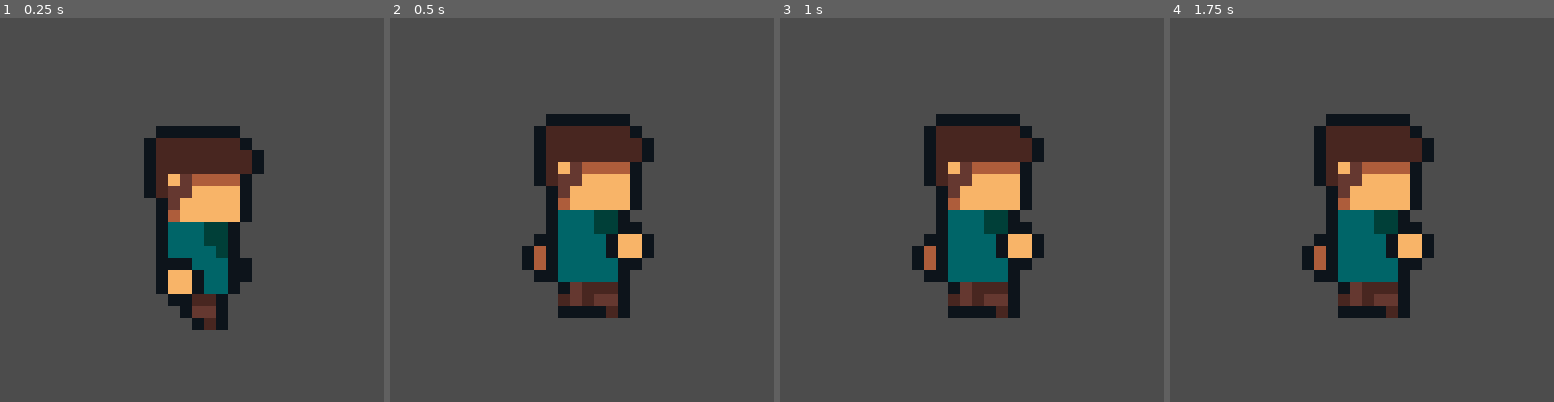
Above: before the commit, frames 1-4 (left to right).
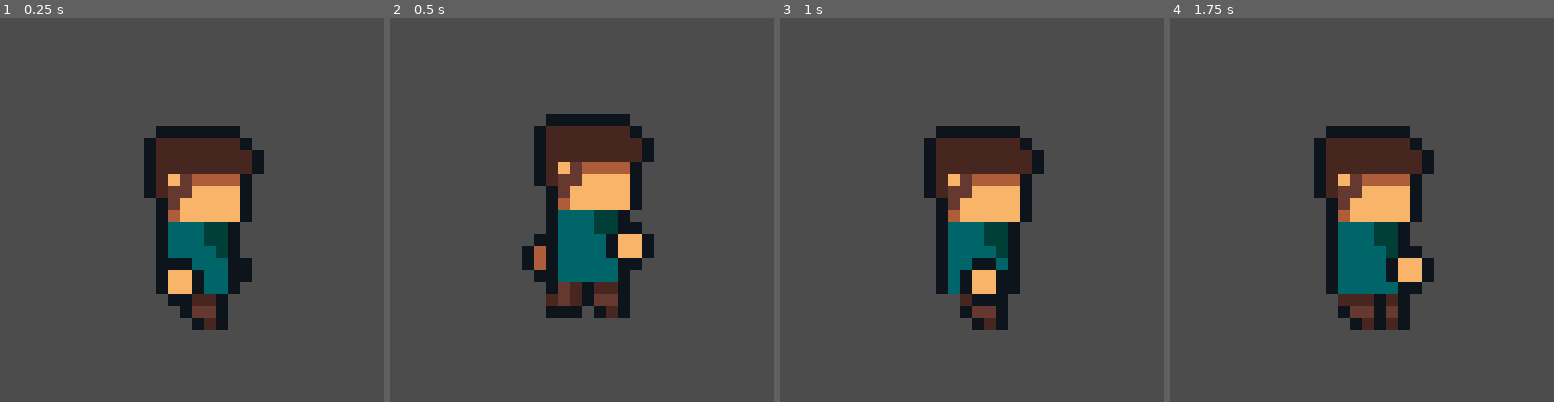
Above: after the commit, the same moments.

Repository: davifoox/character-creator
Game: Godot game, scene res://Main.tscn
Two runs of this game, one before a commit and one after it. Both use one fixed random seed, a clock stepped at 60 frames per second and the inputs below.
Inputs:
- Up to frame 1 (0.25 s): no input
- Up to frame 2 (0.5 s): no input
- Up to frame 3 (1 s): tap Enter (ui_accept) at 0.5, 0.77 s
- Up to frame 4 (1.75 s): tap Enter (ui_accept) at 1.52 s

Frame 1 is identical in both runs. In frame 2, 1.0% of the frame differs, in the area x 40-54%, y 68-79%; in frame 3, 8.3%, in the area x 34-69%, y 25-82%; in frame 4, 8.2%.

Commit message:
Update Character.tscn

Diff:
--- a/Character.tscn
+++ b/Character.tscn
@@ -342,10 +342,10 @@
 tracks/0/imported = false
 tracks/0/enabled = true
 tracks/0/keys = {
-"times": PoolRealArray( 0, 0.125, 0.5 ),
-"transitions": PoolRealArray( 1, 1, 1 ),
-"update": 1,
-"values": [ Vector2( 1, -5 ), Vector2( 1, -4 ), Vector2( 1, -5 ) ]
+"times": PoolRealArray( 0, 0.125, 0.5, 0.625 ),
+"transitions": PoolRealArray( 1, 1, 1, 1 ),
+"update": 1,
+"values": [ Vector2( 1, -5 ), Vector2( 1, -4 ), Vector2( 1, -5 ), Vector2( 1, -4 ) ]
 }
 tracks/1/type = "value"
 tracks/1/path = NodePath("Sprites/Hair:position")
@@ -354,10 +354,10 @@
 tracks/1/imported = false
 tracks/1/enabled = true
 tracks/1/keys = {
-"times": PoolRealArray( 0, 0.125, 0.5 ),
-"transitions": PoolRealArray( 1, 1, 1 ),
-"update": 1,
-"values": [ Vector2( 1, -5 ), Vector2( 1, -4 ), Vector2( 1, -5 ) ]
+"times": PoolRealArray( 0, 0.125, 0.5, 0.625 ),
+"transitions": PoolRealArray( 1, 1, 1, 1 ),
+"update": 1,
+"values": [ Vector2( 1, -5 ), Vector2( 1, -4 ), Vector2( 1, -5 ), Vector2( 1, -4 ) ]
 }
 tracks/2/type = "value"
 tracks/2/path = NodePath("Sprites/LeftHand:position")
@@ -366,10 +366,10 @@
 tracks/2/imported = false
 tracks/2/enabled = true
 tracks/2/keys = {
-"times": PoolRealArray( 0, 0.125, 0.25, 0.375, 0.5 ),
-"transitions": PoolRealArray( 1, 1, 1, 1, 1 ),
-"update": 1,
-"values": [ Vector2( 4, 3 ), Vector2( 3, 5 ), Vector2( 1, 6 ), Vector2( -2, 6 ), Vector2( -3, 4 ) ]
+"times": PoolRealArray( 0, 0.125, 0.25, 0.375, 0.5, 0.625, 0.75 ),
+"transitions": PoolRealArray( 1, 1, 1, 1, 1, 1, 1 ),
+"update": 1,
+"values": [ Vector2( 4, 3 ), Vector2( 3, 5 ), Vector2( 1, 6 ), Vector2( -2, 6 ), Vector2( -3, 4 ), Vector2( -1, 5 ), Vector2( 1, 6 ) ]
 }
 tracks/3/type = "value"
 tracks/3/path = NodePath("Sprites/Body:position")
@@ -378,10 +378,10 @@
 tracks/3/imported = false
 tracks/3/enabled = true
 tracks/3/keys = {
-"times": PoolRealArray( 0, 0.125, 0.5 ),
-"transitions": PoolRealArray( 1, 1, 1 ),
-"update": 1,
-"values": [ Vector2( 0.5, 3 ), Vector2( 0.5, 4 ), Vector2( 0.5, 3 ) ]
+"times": PoolRealArray( 0, 0.125, 0.5, 0.625 ),
+"transitions": PoolRealArray( 1, 1, 1, 1 ),
+"update": 1,
+"values": [ Vector2( 0.5, 3 ), Vector2( 0.5, 4 ), Vector2( 1, 3 ), Vector2( 1, 4 ) ]
 }
 tracks/4/type = "value"
 tracks/4/path = NodePath("Sprites/RightHand:position")
@@ -390,10 +390,10 @@
 tracks/4/imported = false
 tracks/4/enabled = true
 tracks/4/keys = {
-"times": PoolRealArray( 0, 0.125, 0.25, 0.375, 0.5 ),
-"transitions": PoolRealArray( 1, 1, 1, 1, 1 ),
-"update": 1,
-"values": [ Vector2( -3, 4 ), Vector2( -1, 6 ), Vector2( 0, 7 ), Vector2( 4, 5 ), Vector2( 4, 3 ) ]
+"times": PoolRealArray( 0, 0.125, 0.25, 0.375, 0.5, 0.625, 0.75 ),
+"transitions": PoolRealArray( 1, 1, 1, 1, 1, 1, 1 ),
+"update": 1,
+"values": [ Vector2( -3, 4 ), Vector2( -1, 6 ), Vector2( 0, 7 ), Vector2( 4, 5 ), Vector2( 4, 3 ), Vector2( 4, 5 ), Vector2( 1, 6 ) ]
 }
 tracks/5/type = "value"
 tracks/5/path = NodePath("Sprites/LeftLeg:position")
@@ -402,10 +402,10 @@
 tracks/5/imported = false
 tracks/5/enabled = true
 tracks/5/keys = {
-"times": PoolRealArray( 0, 0.125, 0.375, 0.5 ),
-"transitions": PoolRealArray( 1, 1, 1, 1 ),
-"update": 1,
-"values": [ Vector2( 2, 7.5 ), Vector2( 1, 8.5 ), Vector2( 1, 8.5 ), Vector2( 2, 7.5 ) ]
+"times": PoolRealArray( 0, 0.125, 0.375, 0.5, 0.625, 0.75 ),
+"transitions": PoolRealArray( 1, 1, 1, 1, 1, 1 ),
+"update": 1,
+"values": [ Vector2( 2, 7.5 ), Vector2( 1, 8.5 ), Vector2( 1, 8.5 ), Vector2( 2, 8 ), Vector2( 2, 9 ), Vector2( 1, 9 ) ]
 }
 tracks/6/type = "value"
 tracks/6/path = NodePath("Sprites/RightLeg:position")
@@ -414,10 +414,10 @@
 tracks/6/imported = false
 tracks/6/enabled = true
 tracks/6/keys = {
-"times": PoolRealArray( 0, 0.125, 0.375, 0.5 ),
-"transitions": PoolRealArray( 1, 1, 1, 1 ),
-"update": 1,
-"values": [ Vector2( -2, 7 ), Vector2( 1, 8.5 ), Vector2( -1, 8.5 ), Vector2( -1.5, 7 ) ]
+"times": PoolRealArray( 0, 0.125, 0.375, 0.5, 0.625, 0.75 ),
+"transitions": PoolRealArray( 1, 1, 1, 1, 1, 1 ),
+"update": 1,
+"values": [ Vector2( -2, 7 ), Vector2( 1, 8.5 ), Vector2( -1, 8.5 ), Vector2( -2, 7 ), Vector2( 0, 9 ), Vector2( 1, 9 ) ]
 }
 tracks/7/type = "value"
 tracks/7/path = NodePath("Sprites/RightLeg:flip_v")
@@ -426,10 +426,10 @@
 tracks/7/imported = false
 tracks/7/enabled = true
 tracks/7/keys = {
-"times": PoolRealArray( 0, 0.375 ),
-"transitions": PoolRealArray( 1, 1 ),
-"update": 1,
-"values": [ false, false ]
+"times": PoolRealArray( 0, 0.375, 0.75 ),
+"transitions": PoolRealArray( 1, 1, 1 ),
+"update": 1,
+"values": [ false, false, false ]
 }
 tracks/8/type = "value"
 tracks/8/path = NodePath("Sprites/LeftLeg:flip_h")
@@ -438,10 +438,10 @@
 tracks/8/imported = false
 tracks/8/enabled = true
 tracks/8/keys = {
-"times": PoolRealArray( 0, 0.375, 0.5 ),
-"transitions": PoolRealArray( 1, 1, 1 ),
-"update": 1,
-"values": [ true, false, true ]
+"times": PoolRealArray( 0, 0.375, 0.5, 0.625, 0.75 ),
+"transitions": PoolRealArray( 1, 1, 1, 1, 1 ),
+"update": 1,
+"values": [ true, false, true, true, true ]
 }
 tracks/9/type = "value"
 tracks/9/path = NodePath("Sprites/RightLeg:flip_h")
@@ -450,10 +450,10 @@
 tracks/9/imported = false
 tracks/9/enabled = true
 tracks/9/keys = {
-"times": PoolRealArray( 0, 0.375, 0.5 ),
-"transitions": PoolRealArray( 1, 1, 1 ),
-"update": 1,
-"values": [ true, false, true ]
+"times": PoolRealArray( 0, 0.375, 0.5, 0.625, 0.75 ),
+"transitions": PoolRealArray( 1, 1, 1, 1, 1 ),
+"update": 1,
+"values": [ true, false, true, true, true ]
 }
 tracks/10/type = "value"
 tracks/10/path = NodePath("Sprites/RightLeg:rotation_degrees")
@@ -462,10 +462,10 @@
 tracks/10/imported = false
 tracks/10/enabled = true
 tracks/10/keys = {
-"times": PoolRealArray( 0, 0.125, 0.375, 0.5 ),
-"transitions": PoolRealArray( 1, 1, 1, 1 ),
-"update": 1,
-"values": [ 90.0, 0.0, 0.0, 90.0 ]
+"times": PoolRealArray( 0, 0.125, 0.375, 0.5, 0.625, 0.75 ),
+"transitions": PoolRealArray( 1, 1, 1, 1, 1, 1 ),
+"update": 1,
+"values": [ 90.0, 0.0, 0.0, 90.0, 0.0, 0.0 ]
 }
 tracks/11/type = "value"
 tracks/11/path = NodePath("Sprites/RightLeg:scale")
@@ -474,10 +474,10 @@
 tracks/11/imported = false
 tracks/11/enabled = true
 tracks/11/keys = {
-"times": PoolRealArray( 0, 0.125, 0.375, 0.5 ),
-"transitions": PoolRealArray( 1, 1, 1, 1 ),
-"update": 1,
-"values": [ Vector2( 1, 1 ), Vector2( 1, 1 ), Vector2( 1, 1 ), Vector2( 1, 1 ) ]
+"times": PoolRealArray( 0, 0.125, 0.375, 0.5, 0.75 ),
+"transitions": PoolRealArray( 1, 1, 1, 1, 1 ),
+"update": 1,
+"values": [ Vector2( 1, 1 ), Vector2( 1, 1 ), Vector2( 1, 1 ), Vector2( 1, 1 ), Vector2( 1, 1 ) ]
 }
 tracks/12/type = "value"
 tracks/12/path = NodePath("Sprites/LeftLeg:scale")
@@ -486,10 +486,10 @@
 tracks/12/imported = false
 tracks/12/enabled = true
 tracks/12/keys = {
-"times": PoolRealArray( 0.125, 0.5 ),
-"transitions": PoolRealArray( 1, 1 ),
-"update": 0,
-"values": [ Vector2( 1, 1 ), Vector2( 1, 1 ) ]
+"times": PoolRealArray( 0.125, 0.5, 0.625, 0.75 ),
+"transitions": PoolRealArray( 1, 1, 1, 1 ),
+"update": 0,
+"values": [ Vector2( 1, 1 ), Vector2( 1, 1 ), Vector2( 1, 1 ), Vector2( 1, 1 ) ]
 }
 tracks/13/type = "value"
 tracks/13/path = NodePath("Sprites/LeftLeg:rotation_degrees")
@@ -498,10 +498,10 @@
 tracks/13/imported = false
 tracks/13/enabled = true
 tracks/13/keys = {
-"times": PoolRealArray( 0.125, 0.5 ),
-"transitions": PoolRealArray( 1, 1 ),
-"update": 0,
-"values": [ 0.0, 0.0 ]
+"times": PoolRealArray( 0.125, 0.5, 0.625, 0.75 ),
+"transitions": PoolRealArray( 1, 1, 1, 1 ),
+"update": 0,
+"values": [ 0.0, 0.0, 0.0, 0.0 ]
 }
 
 [node name="Character" type="Node2D"]
@@ -520,7 +520,6 @@
 
 [node name="LeftLeg" type="Sprite" parent="Sprites"]
 position = Vector2( 2.5, 8.5 )
-scale = Vector2( 1, 1 )
 texture = ExtResource( 7 )
 flip_h = true
 
@@ -535,6 +534,7 @@
 
 [node name="Body" type="Sprite" parent="Sprites"]
 position = Vector2( 0.5, 4 )
+scale = Vector2( 1, 1 )
 texture = ExtResource( 6 )
 
 [node name="RightHand" type="Sprite" parent="Sprites"]
@@ -552,4 +552,4 @@
 position = Vector2( 24, 0 )
 texture = ExtResource( 3 )
 hframes = 36
-frame = 8
+frame = 11
